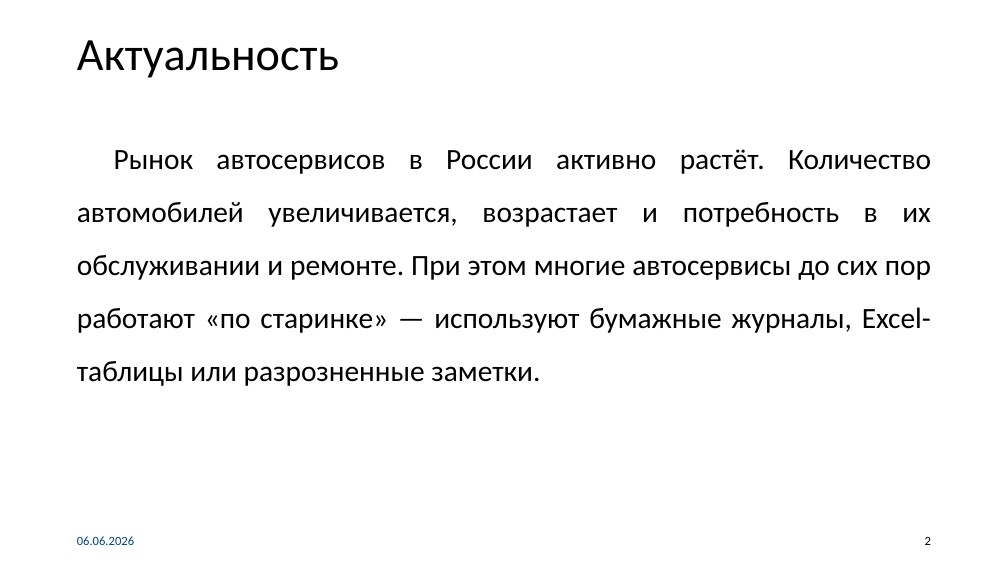
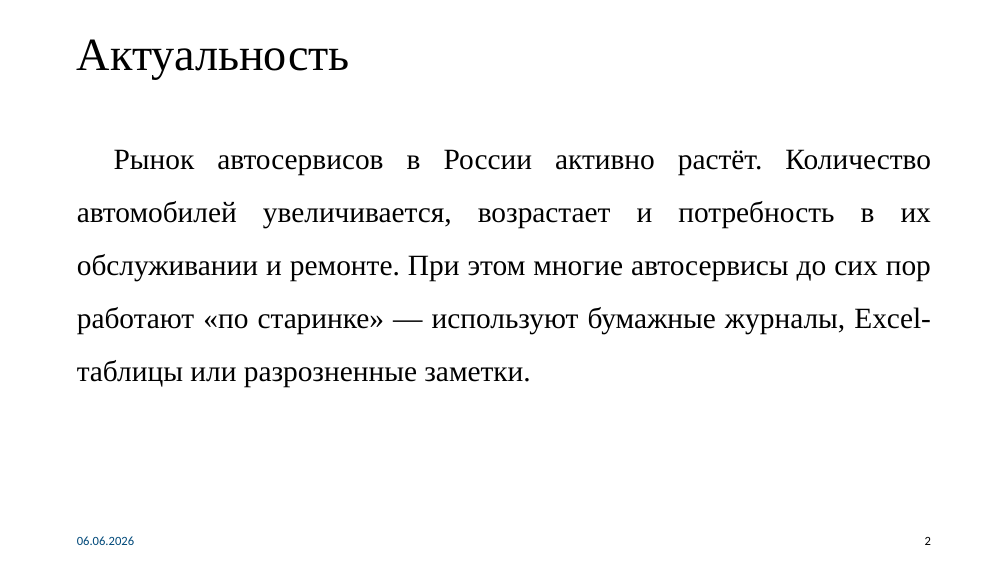
Before and after one commit to Hytakoe/ServiceWorkerApp, a slide deck: slide 2 of Селютин_Р_В_приложение_работника_автосервиса.pptx. Drawn at 1008x567 pixels with LibreOffice and Linux fonts; fonts in the diff are those of the drawing. Boxes give left, top, right and bottom in pixels: in the first picture for what was removed or moved away, otherwise in the second. Text is boxed around its words. In the diff, an @@ line names an element or a change of style, - is before the commit and + after.

```diff
--- a/Селютин_Р_В_приложение_работника_автосервиса.pptx
+++ b/Селютин_Р_В_приложение_работника_автосервиса.pptx
@@ title "Актуальность" at [77,39,350,80]: font Calibri to Times New Roman @@
@@ text "Рынок автосервисов в России активно ..." at [77,149,931,387]: font Calibri to Times New Roman @@
```
Also in this commit, not shown: 7 other slides changed, 2 slides added, 4 slides removed, 4 other files.
